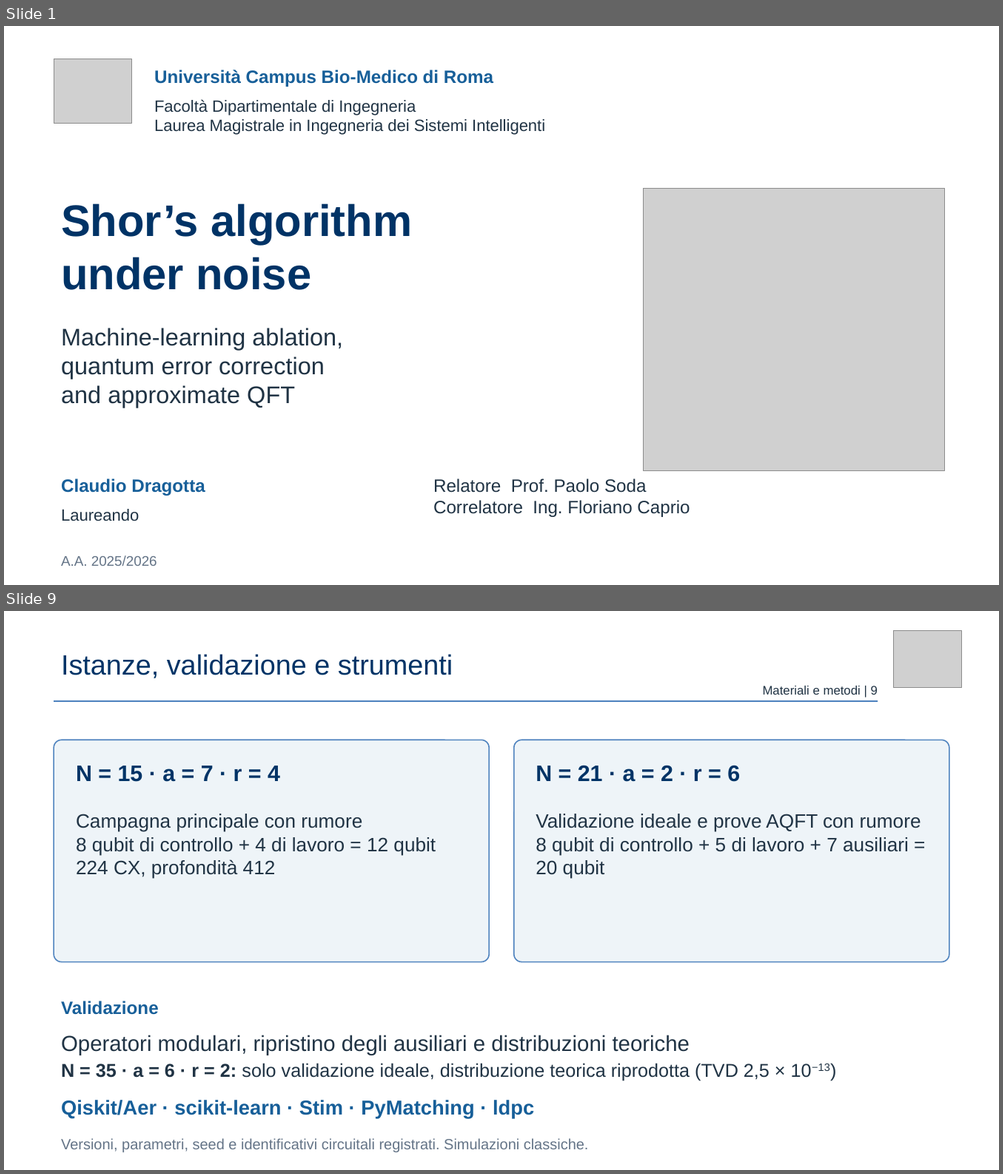
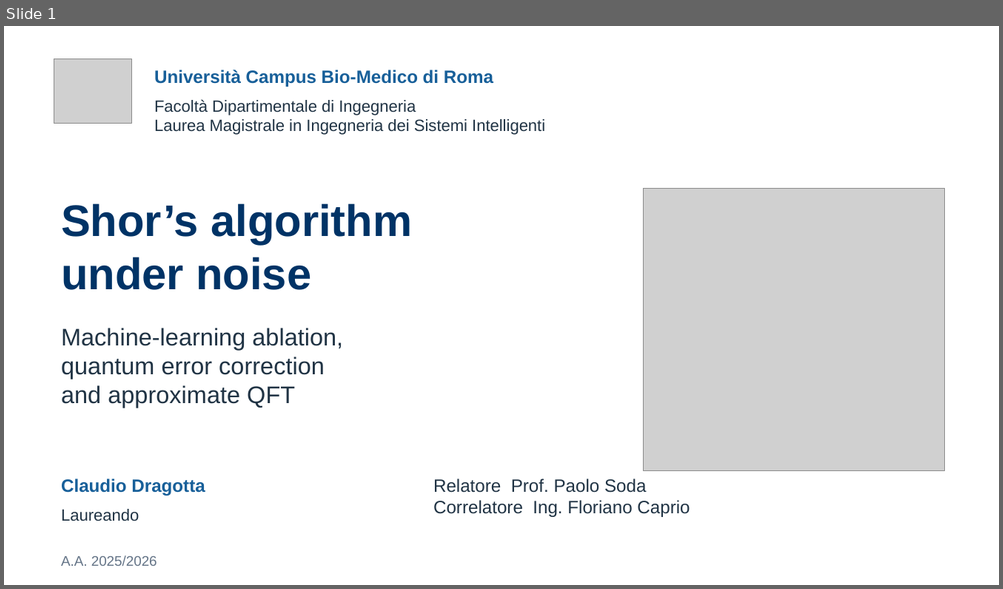
Before and after one commit to claudio-dragotta/shor-nisq-qec-thesis, a slide deck: presentazione/Dragotta Claudio - VERSIONE AGGIORNATA.pptx. Shown one above the other, each under a label of ours: slides 1 and 9 before the commit, slide 1 after it; the slides between them are not shown. The pictures are 1003x1174 and 1003x589 pixels, drawn with LibreOffice and Linux fonts; fonts in the diff are those of the drawing; grey boxes stand for pictures. Boxes give left, top, right and bottom in pixels: in the first picture for what was removed or moved away, otherwise in the second. Text is boxed around its words. In the diff, an @@ line names an element or a change of style, - is before the commit and + after.

```diff
--- a/presentazione/Dragotta Claudio - VERSIONE AGGIORNATA.pptx
+++ b/presentazione/Dragotta Claudio - VERSIONE AGGIORNATA.pptx
@@ slide 9 removed at (4, 611, 999, 1170), background #FFFFFF @@
@@ picture removed at (893, 631, 962, 688) @@
@@ text removed at (61, 654, 452, 678) @@
-Istanze, validazione e strumenti
@@ text removed at (762, 686, 877, 695) @@
-Materiali e metodi | 9
@@ rectangle removed at (54, 701, 878, 702) @@
@@ rounded rectangle removed at (54, 740, 489, 963) @@
@@ rounded rectangle removed at (514, 740, 948, 963) @@
@@ text removed at (76, 766, 280, 782) @@
-N = 15 · a = 7 · r = 4
@@ text removed at (535, 765, 740, 782) @@
-N = 21 · a = 2 · r = 6
@@ text removed at (76, 814, 435, 879) @@
-Campagna principale con rumore
-8 qubit di controllo + 4 di lavoro = 12 qubit
-224 CX, profondità 412
@@ text removed at (535, 814, 921, 879) @@
-Validazione ideale e prove AQFT con rumore
-8 qubit di controllo + 5 di lavoro + 7 ausiliari = 20 qubit
@@ text removed at (61, 1001, 159, 1015) @@
-Validazione
@@ text removed at (61, 1035, 830, 1082) @@
-Operatori modulari, ripristino degli ausiliari e distribuzioni teoriche
-N = 35 · a = 6 · r = 2: solo validazione ideale, distribuzione teorica riprodotta (TVD 2,5 × 10−13)
@@ text removed at (61, 1100, 534, 1118) @@
-Qiskit/Aer · scikit-learn · Stim · PyMatching · ldpc
@@ text removed at (61, 1139, 589, 1153) @@
-Versioni, parametri, seed e identificativi circuitali registrati. Simulazioni classiche.
```
Also in this commit, not shown: 13 slides changed, 6 other slides removed, 29 other files.
